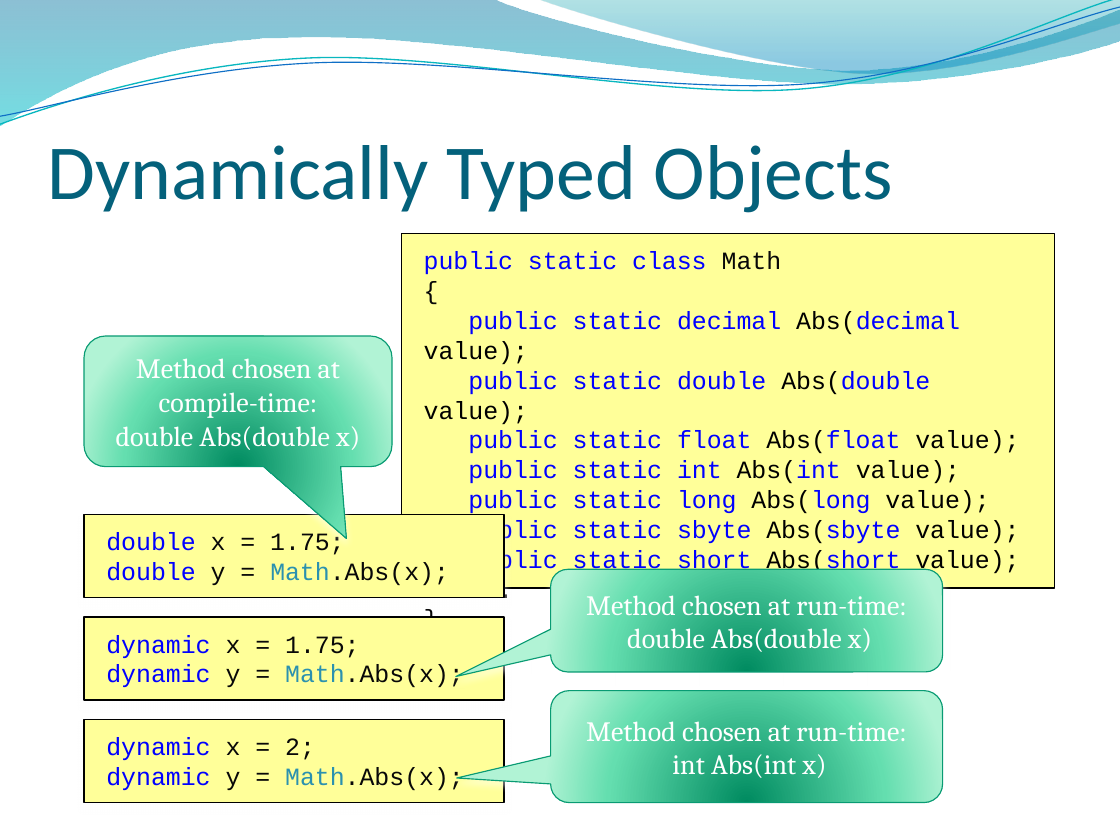
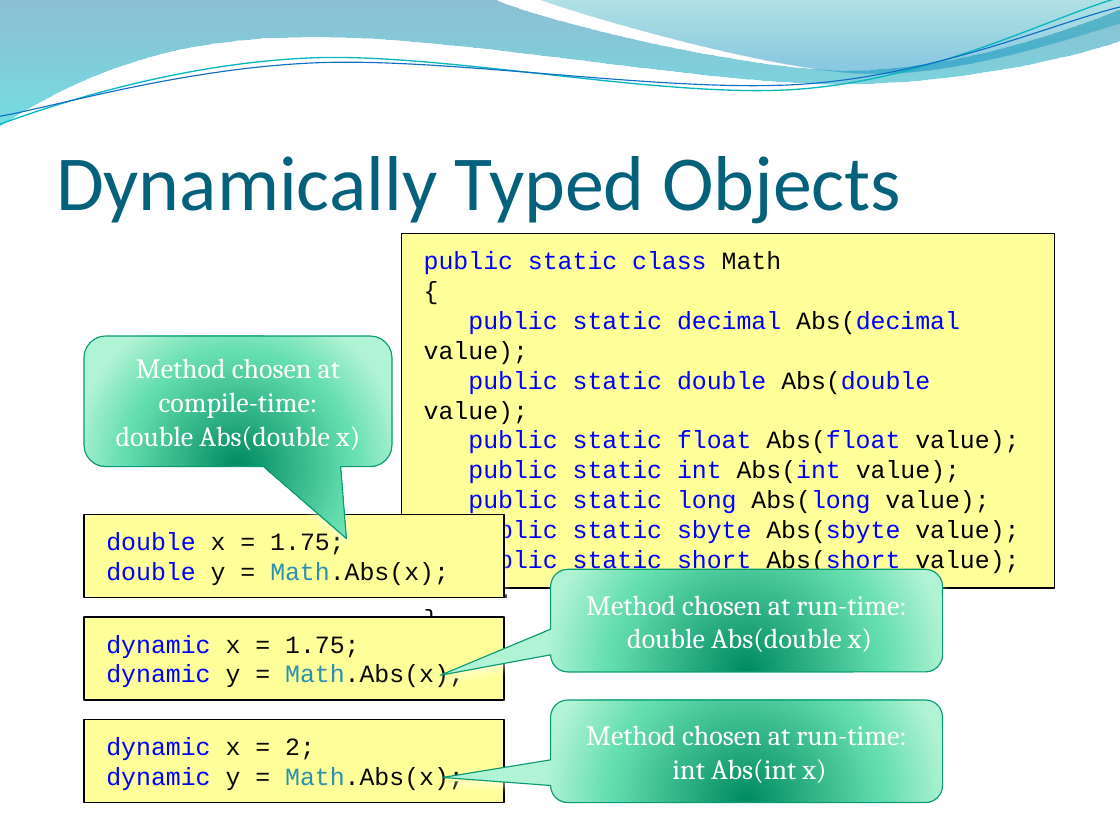
Before and after one commit to dahlbyk/Presentations, a slide deck: slide 13 of DLR/KDahlby.201006.KCDC.DLR.pptx. Drawn at 1120x840 pixels with LibreOffice and Linux fonts; fonts in the diff are those of the drawing; background and template pictures are left out. Boxes give left, top, right and bottom in pixels: in the first picture for what was removed or moved away, otherwise in the second. Text is boxed around its words. In the diff, an @@ line names an element or a change of style, - is before the commit and + after.

```diff
--- a/DLR/KDahlby.201006.KCDC.DLR.pptx
+++ b/DLR/KDahlby.201006.KCDC.DLR.pptx
@@ title "Dynamically Typed Objects": place and size @@
-title "Dynamically Typed Objects" at <box>47,145,893,213</box>
+title "Dynamically Typed Objects" at <box>56,156,901,224</box>
@@ title "Dynamically Typed Objects" at <box>56,156,901,224</box>: vertical alignment top to bottom @@
@@ rounded speech box "Method chosen at run-time: int ...": place and size @@
-rounded speech box "Method chosen at run-time: int ..." at <box>551,691,943,803</box>
+rounded speech box "Method chosen at run-time: int ..." at <box>551,700,943,803</box>
@@ rounded speech box "Method chosen at run-time: int ..." at <box>551,700,943,803</box>: proportions changed @@
```
Also in this commit, not shown: 29 other slides changed, 1 slide added.
